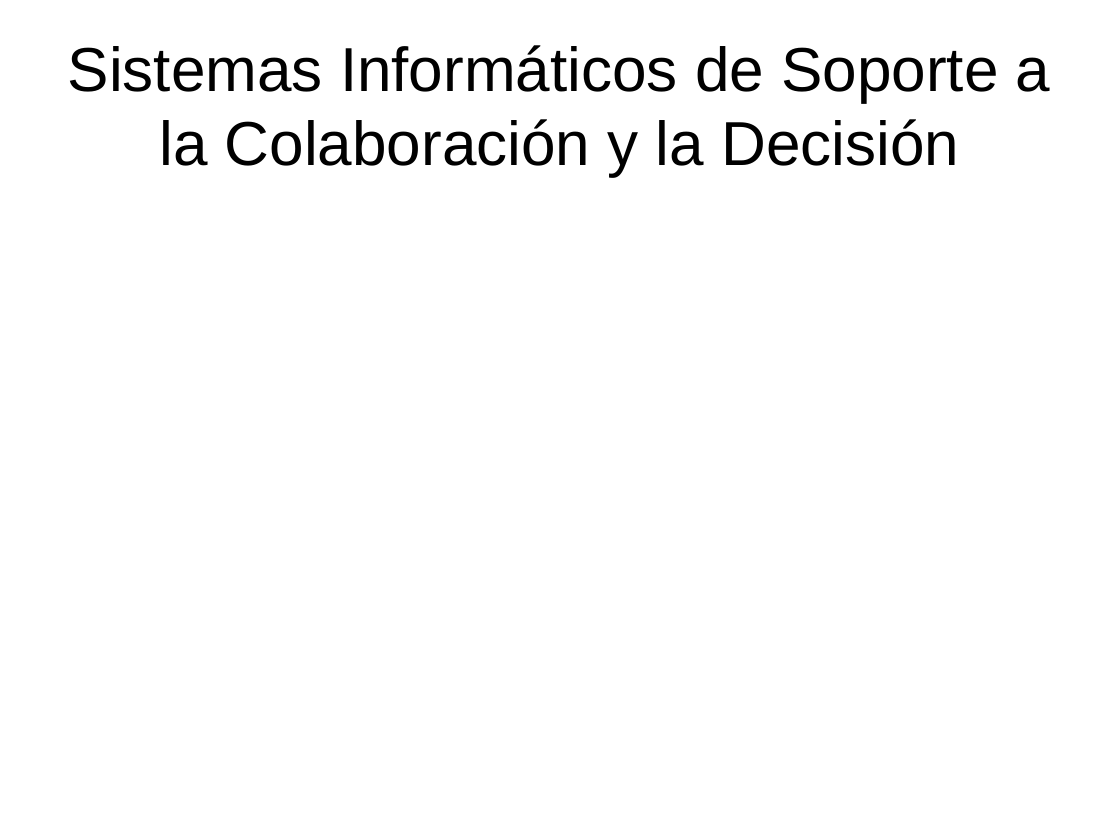
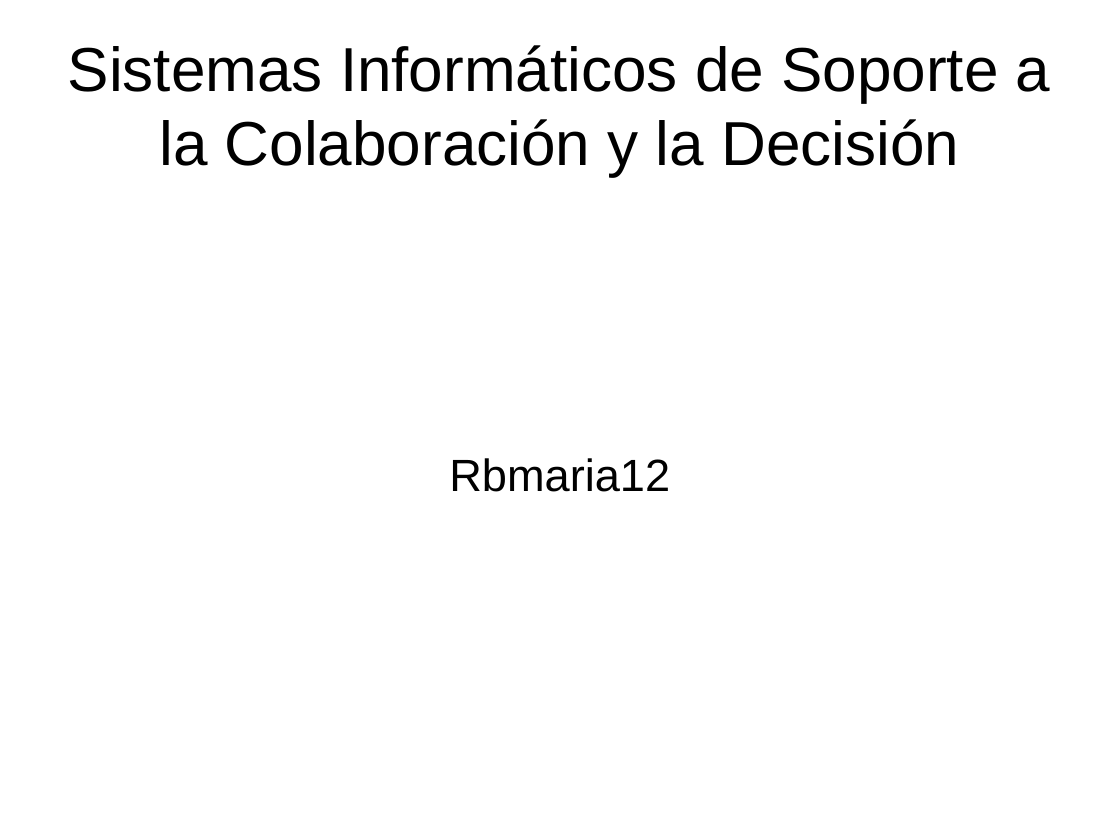
Before and after one commit to rbmaria12/siscd-rbmaria12, a slide deck: slide 1 of presentacion-open-office.odp. Drawn at 1120x840 pixels with LibreOffice and Linux fonts; fonts in the diff are those of the drawing. Boxes give left, top, right and bottom in pixels: in the first picture for what was removed or moved away, otherwise in the second. Text is boxed around its words. In the diff, an @@ line names an element or a change of style, - is before the commit and + after.

```diff
--- a/presentacion-open-office.odp
+++ b/presentacion-open-office.odp
@@ subtitle added at bbox=[449, 458, 670, 492], 32 pt, text #000000 @@
+Rbmaria12
```
Also in this commit, not shown: 2 other files.
